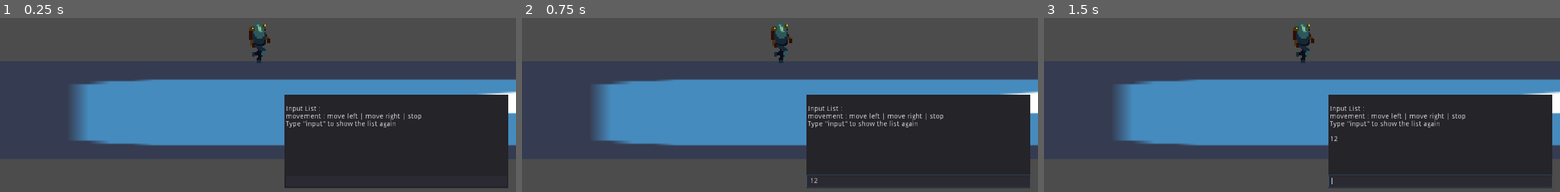
Above: before the commit, frames 1-3 (left to right).
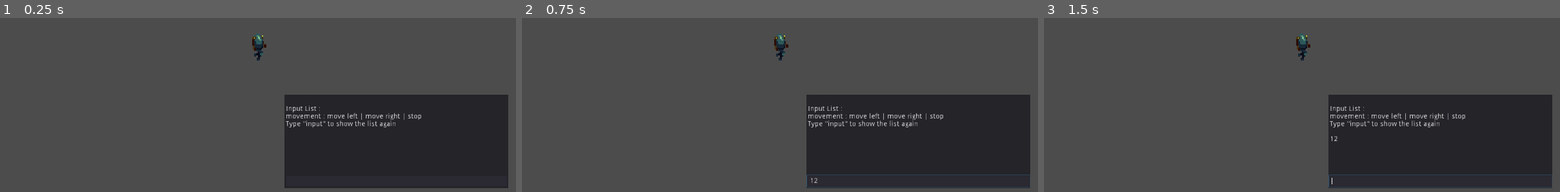
Above: after the commit, the same moments.

Repository: GustavoMarciano/LD41
Game: Godot game, scene res://levels/testlevel/TestLevel.tscn
The game is run twice, just before and just after one commit, with the same random seed, the same clock (stepped at 60 frames per second) and the same inputs. This scene is started directly instead of the project's main scene. The engine's default icon, where the game draws it, is replaced by a stand-in: a white triangle on a blue panel in a dark square.
Inputs (mouse positions are in pixels of both pictures, inside the frame that each line leads up to):
- Up to frame 1 (0.25 s): no input
- Up to frame 2 (0.75 s): click (919, 181) at 0.52 s; type "12" at 0.6 s
- Up to frame 3 (1.5 s): tap Enter at 1.25 s

The runs differ from the first frame. In frame 1, 20% of the frame differs, in the area x 13-100%, y 2-74%; in frame 2, 20%; in frame 3, 20%.

Commit message:
Footsteps!

Diff:
--- a/LD41/characters/player/Player.gd
+++ b/LD41/characters/player/Player.gd
@@ -1,4 +1,6 @@
 extends KinematicBody2D
+
+var prev_frame = 0
 
 var dir= Vector2()
 var walk = Vector2()
@@ -13,6 +15,12 @@
 	pass
 
 func _physics_process(delta):
+	if prev_frame != $icon.frame:
+		if $icon.frame == 2:
+			$r_foot.play()
+		if $icon.frame == 5:
+			$l_foot.play()
+		prev_frame = $icon.frame
 
 	walk = dir * 50
 	walk = move_and_slide(walk,up)
@@ -24,11 +32,9 @@
 		"left":
 			dir = left
 			$Animations.play("Walk Left")
-			$Steps.play()
 		"right":
 			dir = right
 			$Animations.play("Walk Right")
-			$Steps.play()
 		"up":
 			dir = up
 		"down":
@@ -36,5 +42,4 @@
 		"stop":
 			dir = stop
 			$Animations.stop()
-			$Steps.stop()
 	pass
--- a/LD41/characters/player/Player.tscn
+++ b/LD41/characters/player/Player.tscn
@@ -1,9 +1,10 @@
-[gd_scene load_steps=10 format=2]
+[gd_scene load_steps=11 format=2]
 
 [ext_resource path="res://characters/player/Player.gd" type="Script" id=1]
 [ext_resource path="res://interface/HUD.tscn" type="PackedScene" id=2]
 [ext_resource path="res://characters/player/player.png" type="Texture" id=3]
-[ext_resource path="res://characters/player/footsteps2.wav" type="AudioStream" id=4]
+[ext_resource path="res://characters/player/footstep_r.wav" type="AudioStream" id=4]
+[ext_resource path="res://characters/player/footstep_l.wav" type="AudioStream" id=5]
 
 [sub_resource type="CapsuleShape2D" id=1]
 
@@ -69,7 +70,7 @@
 "times": PoolRealArray( 0, 0.1, 0.2, 0.3, 0.4, 0.5, 0.6 ),
 "transitions": PoolRealArray( 1, 1, 1, 1, 1, 1, 1 ),
 "update": 1,
-"values": [ 6, 1, 2, 3, 4, 5, 6 ]
+"values": [ 0, 1, 2, 3, 4, 5, 6 ]
 }
 tracks/1/type = "value"
 tracks/1/path = NodePath("icon:flip_h")
@@ -84,7 +85,7 @@
 "values": [ false ]
 }
 
-[node name="KinematicBody2D" type="KinematicBody2D" index="0"]
+[node name="KinematicBody2D" type="KinematicBody2D"]
 
 input_pickable = false
 collision_layer = 1
@@ -105,7 +106,7 @@
 anchor_mode = 1
 rotating = false
 current = true
-zoom = Vector2( 0.33, 0.33 )
+zoom = Vector2( 0.5, 0.5 )
 limit_left = -10000000
 limit_top = -10000000
 limit_right = 10000000
@@ -183,10 +184,18 @@
 "anims/Walk Right" = SubResource( 5 )
 blend_times = [  ]
 
-[node name="Steps" type="AudioStreamPlayer" parent="." index="7"]
+[node name="r_foot" type="AudioStreamPlayer" parent="." index="7"]
 
 stream = ExtResource( 4 )
 volume_db = 0.0
 autoplay = false
 mix_target = 0
 bus = "Master"
+
+[node name="l_foot" type="AudioStreamPlayer" parent="." index="8"]
+
+stream = ExtResource( 5 )
+volume_db = 0.0
+autoplay = false
+mix_target = 0
+bus = "Master"
--- /dev/null
+++ b/LD41/levels/Floor.tscn
@@ -0,0 +1,11 @@
+[gd_scene load_steps=2 format=2]
+
+[ext_resource path="res://levels/floor-middle.png" type="Texture" id=1]
+
+[node name="Node2D" type="Node2D" index="0"]
+
+[node name="Middle" type="Sprite" parent="." index="0"]
+
+texture = ExtResource( 1 )
+centered = false
+_sections_unfolded = [ "Offset", "Transform" ]
--- /dev/null
+++ b/LD41/levels/FloorEnd.tscn
@@ -0,0 +1,7 @@
+[gd_scene load_steps=2 format=2]
+
+[ext_resource path="res://levels/floor-end.png" type="Texture" id=1]
+
+[node name="FloorEnd" type="Sprite"]
+
+texture = ExtResource( 1 )
--- /dev/null
+++ b/LD41/levels/FloorMid.tscn
@@ -0,0 +1,7 @@
+[gd_scene load_steps=2 format=2]
+
+[ext_resource path="res://levels/floor-middle.png" type="Texture" id=1]
+
+[node name="FloorMid" type="Sprite"]
+
+texture = ExtResource( 1 )
--- /dev/null
+++ b/LD41/levels/FloorStart.tscn
@@ -0,0 +1,7 @@
+[gd_scene load_steps=2 format=2]
+
+[ext_resource path="res://levels/floor-start.png" type="Texture" id=1]
+
+[node name="FloorStart" type="Sprite"]
+
+texture = ExtResource( 1 )
--- /dev/null
+++ b/LD41/levels/WallWindow.tscn
@@ -0,0 +1,7 @@
+[gd_scene load_steps=2 format=2]
+
+[ext_resource path="res://levels/wall-window.png" type="Texture" id=1]
+
+[node name="WallWindow" type="Sprite"]
+
+texture = ExtResource( 1 )
--- a/LD41/levels/testlevel/TestLevel.tscn
+++ b/LD41/levels/testlevel/TestLevel.tscn
@@ -11,35 +11,10 @@
 
 [node name="TestLevel" type="Node" index="0"]
 
-[node name="Sprite" type="Sprite" parent="." index="0"]
+[node name="Sprite3" type="Sprite" parent="." index="0"]
 
 editor/display_folded = true
-position = Vector2( 746.271, 320.012 )
-scale = Vector2( 14.1074, 1 )
-texture = ExtResource( 1 )
-__meta__ = {
-"_edit_group_": true
-}
-
-[node name="StaticBody2D" type="StaticBody2D" parent="Sprite" index="0"]
-
-position = Vector2( 0.276138, 0 )
-scale = Vector2( 1.04621, 1 )
-input_pickable = false
-collision_layer = 1
-collision_mask = 1
-constant_linear_velocity = Vector2( 0, 0 )
-constant_angular_velocity = 0.0
-friction = 1.0
-bounce = 0.0
-
-[node name="CollisionShape2D" type="CollisionShape2D" parent="Sprite/StaticBody2D" index="0"]
-
-shape = SubResource( 1 )
-
-[node name="Sprite3" type="Sprite" parent="." index="1"]
-
-editor/display_folded = true
+visible = false
 position = Vector2( 236, 243.226 )
 scale = Vector2( 2.5, 3.41332 )
 texture = ExtResource( 1 )
@@ -64,8 +39,29 @@
 
 shape = SubResource( 1 )
 
-[node name="Elevator" parent="." index="2" instance=ExtResource( 2 )]
+[node name="Elevator" parent="." index="1" instance=ExtResource( 2 )]
+
+visible = false
+
+[node name="StaticBody2D" type="StaticBody2D" parent="." index="2"]
+
+editor/display_folded = true
+visible = false
+position = Vector2( 749.167, 311.012 )
+scale = Vector2( 14.7593, 1 )
+input_pickable = false
+collision_layer = 1
+collision_mask = 1
+constant_linear_velocity = Vector2( 0, 0 )
+constant_angular_velocity = 0.0
+friction = 1.0
+bounce = 0.0
+
+[node name="CollisionShape2D" type="CollisionShape2D" parent="StaticBody2D" index="0"]
+
+position = Vector2( 1.41154, 8.98801 )
+shape = SubResource( 1 )
 
 [node name="Player" parent="." index="3" instance=ExtResource( 3 )]
 
-position = Vector2( 553.676, 275.058 )
+position = Vector2( 595, 270 )
Not shown, added: LD41/characters/player/footstep_l.wav.import
Not shown, added: LD41/characters/player/footstep_r.wav.import
Not shown, changed: LD41/characters/player/footsteps.wav.import
Binary file added: LD41/levels/floor-end.png
Not shown, added: LD41/levels/floor-end.png.import
Binary file added: LD41/levels/floor-middle.png
Not shown, added: LD41/levels/floor-middle.png.import
Binary file added: LD41/levels/floor-start.png
Not shown, added: LD41/levels/floor-start.png.import
Binary file added: LD41/levels/wall-window.png
Not shown, added: LD41/levels/wall-window.png.import
Binary file added: LD41/skins/console.png
(and 1 more such lines)
